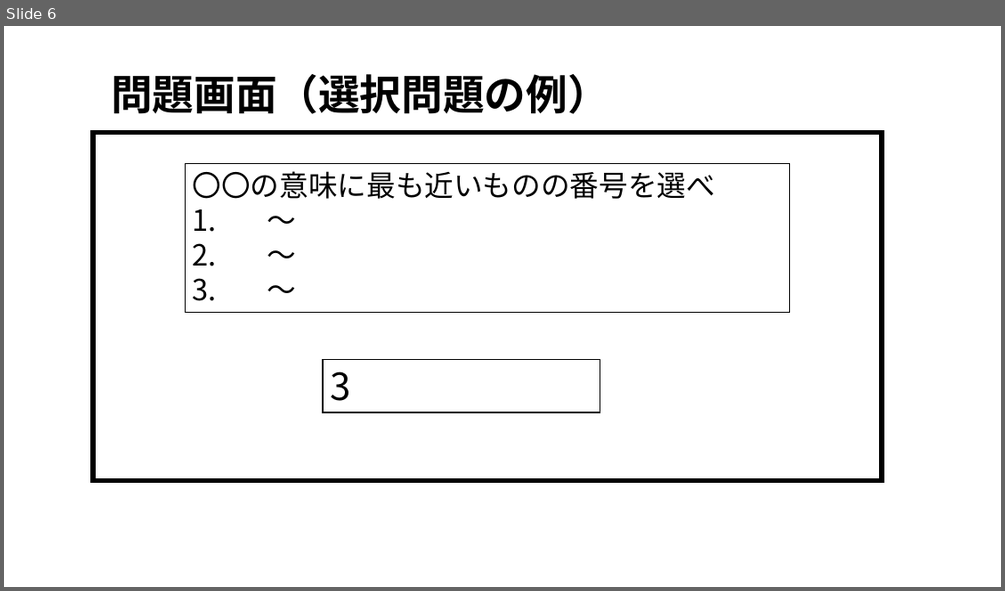
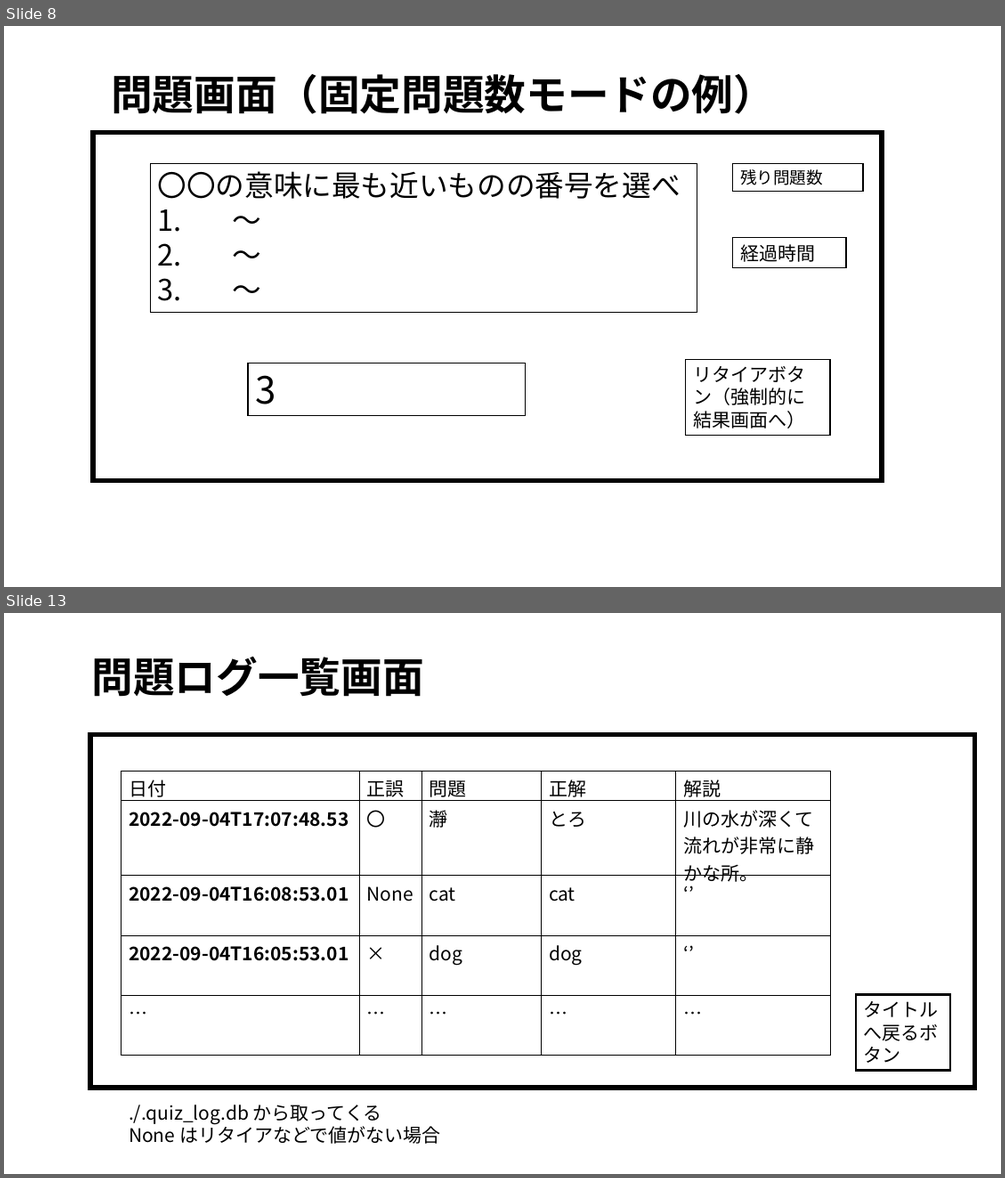
Before and after one commit to tanakai0/stdlib_py_typist, a slide deck: design.pptx. Shown one above the other, each under a label of ours: slide 6 before the commit, slides 8 and 13 after it; the slides between them are not shown. The pictures are 1005x591 and 1005x1178 pixels, drawn with LibreOffice and Linux fonts; fonts in the diff are those of the drawing. Boxes give left, top, right and bottom in pixels: in the first picture for what was removed or moved away, otherwise in the second. Text is boxed around its words. In the diff, an @@ line names an element or a change of style, - is before the commit and + after.

```diff
--- a/design.pptx
+++ b/design.pptx
@@ slide 13 added at bbox=[4, 613, 1001, 1174], background #FFFFFF @@
@@ text added at bbox=[92, 657, 424, 697], 40 pt, text #000000, bold @@
+問題ログ一覧画面
@@ rectangle added at bbox=[90, 735, 975, 1088], fill #FFFFFF, outline #000000 4.5 pt @@
@@ table added at bbox=[121, 771, 831, 1055], 5 rows, 5 columns @@
+日付 | 正誤 | 問題 | 正解 | 解説
+2022-09-04T17:07:48.53 | 〇 | 瀞 | とろ | 川の水が深くて流れが非常に静かな所。
+2022-09-04T16:08:53.01 | None | cat | cat | ‘’
+2022-09-04T16:05:53.01 | × | dog | dog | ‘’
+… | … | … | … | …
@@ rectangle added at bbox=[856, 995, 950, 1070], fill #FFFFFF, outline #000000 2.25 pt, 18 pt, text #000000 @@
+タイトルへ戻るボタン
@@ text added at bbox=[129, 1104, 441, 1143], 18 pt, text #000000 @@
+./.quiz_log.db から取ってくる
+None はリタイアなどで値がない場合
@@ what was slide 6 is now slide 8 @@
@@ slide 8 changed as well @@
@@ text at bbox=[111, 74, 775, 114]: text changed @@
-問題画面（選択問題の例）
+問題画面（固定問題数モードの例）
@@ rectangle "〇〇の意味に最も近いものの番号を選べ": place and size @@
-rectangle "〇〇の意味に最も近いものの番号を選べ" at bbox=[185, 164, 789, 313]
+rectangle "〇〇の意味に最も近いものの番号を選べ" at bbox=[151, 164, 698, 313]
@@ rectangle added at bbox=[733, 164, 863, 192], fill #FFFFFF, outline #000000 1 pt, 16 pt, text #000000 @@
+残り問題数
@@ rectangle added at bbox=[733, 238, 846, 267], fill #FFFFFF, outline #000000 1 pt, 18 pt, text #000000 @@
+経過時間
@@ rectangle "3": place and size @@
-rectangle "3" at bbox=[323, 360, 600, 412]
+rectangle "3" at bbox=[248, 362, 526, 416]
@@ rectangle added at bbox=[686, 360, 830, 435], fill #FFFFFF, outline #000000 1 pt, 18 pt, text #000000 @@
+リタイアボタン（強制的に結果画面へ）
```
Also in this commit, not shown: 6 other slides changed, 5 other slides added.
